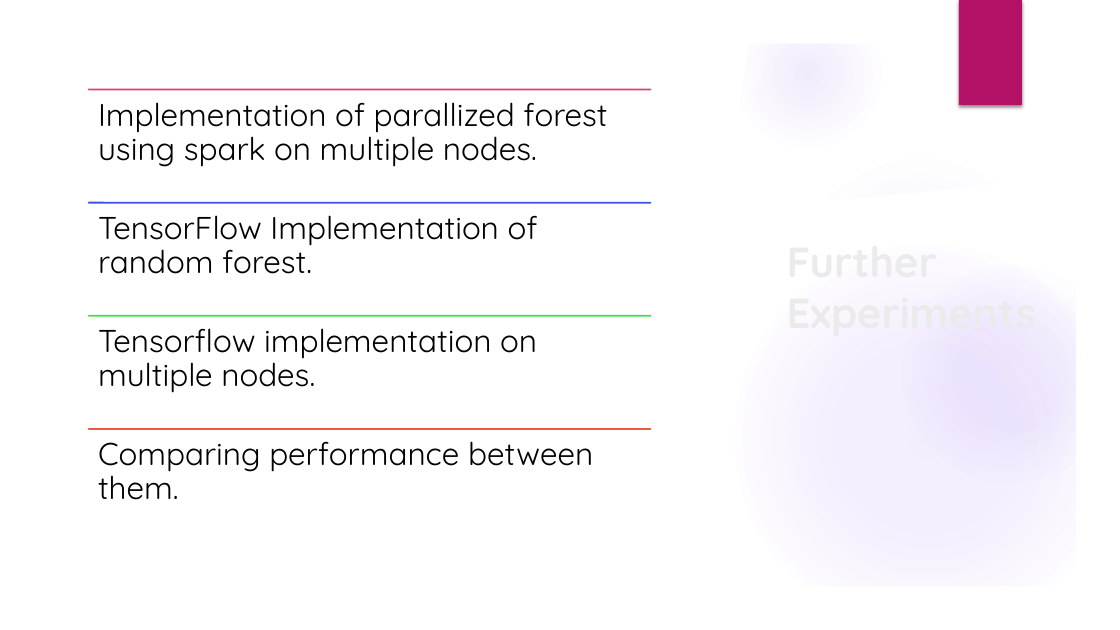
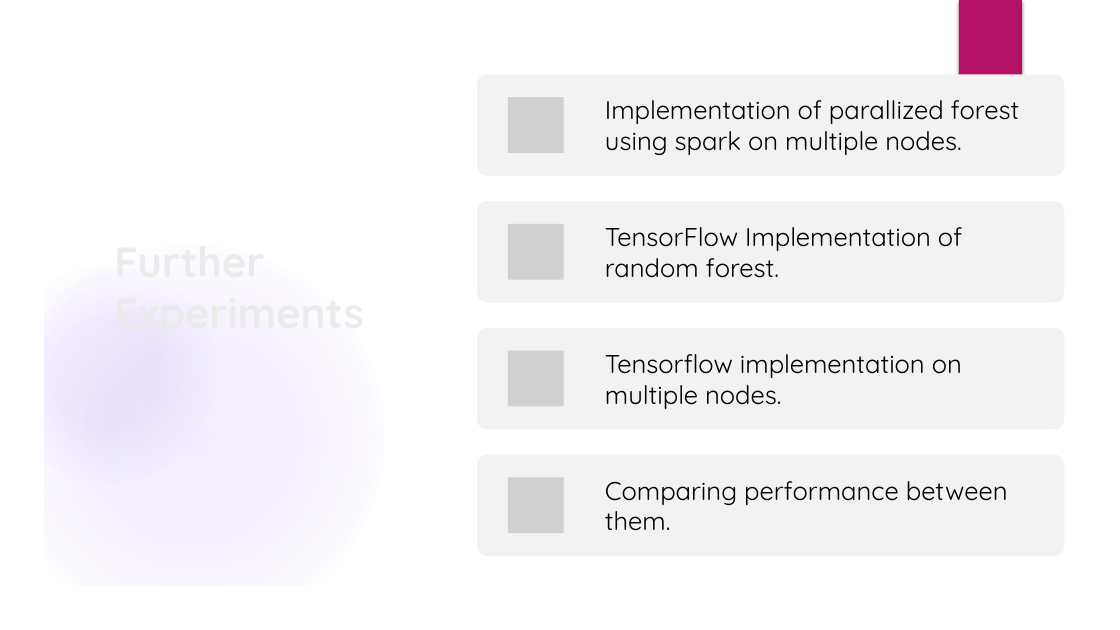
Before and after one commit to DSC-SPIDAL/E599-high-performance-big-data, a slide deck: slide 6 of spring-2019/3/report/skandag_sumish_DRM_PPT.pptx. Drawn at 1120x630 pixels with LibreOffice and Linux fonts; fonts in the diff are those of the drawing; grey boxes stand for pictures; background and template pictures are left out. Boxes give left, top, right and bottom in pixels: in the first picture for what was removed or moved away, otherwise in the second. Text is boxed around its words. In the diff, an @@ line names an element or a change of style, - is before the commit and + after.

```diff
--- a/spring-2019/3/report/skandag_sumish_DRM_PPT.pptx
+++ b/spring-2019/3/report/skandag_sumish_DRM_PPT.pptx
@@ freeform shape at [0,0,1120,630]: outline redrawn @@
@@ freeform shape removed at [0,0,1120,630] @@
@@ freeform shape at [408,35,472,341]: rotation 94 to 265 degrees; outline redrawn @@
@@ freeform shape at [426,37,541,593]: rotation 90 to 270 degrees; outline redrawn @@
@@ rectangle: place and size @@
-rectangle at [32,37,651,593]
+rectangle at [525,37,1081,593]
@@ title "Further Experiments": place and size @@
-title "Further Experiments" at [778,89,1049,534]
+title "Further Experiments" at [106,89,376,534]
@@ size 27 to 22 pt; line spacing 0.9 to 1; less space between paragraphs; vertical alignment top to middle in 4 elements at [605,354,962,409], [605,227,962,278], [605,481,1008,531], [605,100,1020,155] @@
@@ text "Implementation of parallized forest using ...": place and size @@
-text "Implementation of parallized forest using ..." at [98,102,607,167]
+text "Implementation of parallized forest using ..." at [605,100,1020,155]
@@ ellipse removed at [791,154,1049,413] @@
@@ text "TensorFlow Implementation of random forest.": place and size @@
-text "TensorFlow Implementation of random forest." at [98,215,538,274]
+text "TensorFlow Implementation of random forest." at [605,227,962,278]
@@ mirrored in 3 elements at [525,37,1081,593], [0,245,385,630], [0,266,217,483] @@
@@ ellipse: place and size @@
-ellipse at [734,245,1119,630]
+ellipse at [0,245,385,630]
@@ ellipse: place and size @@
-ellipse at [902,266,1119,483]
+ellipse at [0,266,217,483]
@@ text "Tensorflow implementation on multiple nodes.": place and size @@
-text "Tensorflow implementation on multiple nodes." at [98,328,537,393]
+text "Tensorflow implementation on multiple nodes." at [605,354,962,409]
@@ group removed at [89,89,650,429]: 4 lines @@
@@ group added at [477,75,1065,556]: 4 rounded rectangles, 4 pictures @@
@@ text "Comparing performance between them.": place and size @@
-text "Comparing performance between them." at [98,441,593,500]
+text "Comparing performance between them." at [605,481,1008,531]
```
Also in this commit, not shown: 5 other slides changed, 2 other files.
